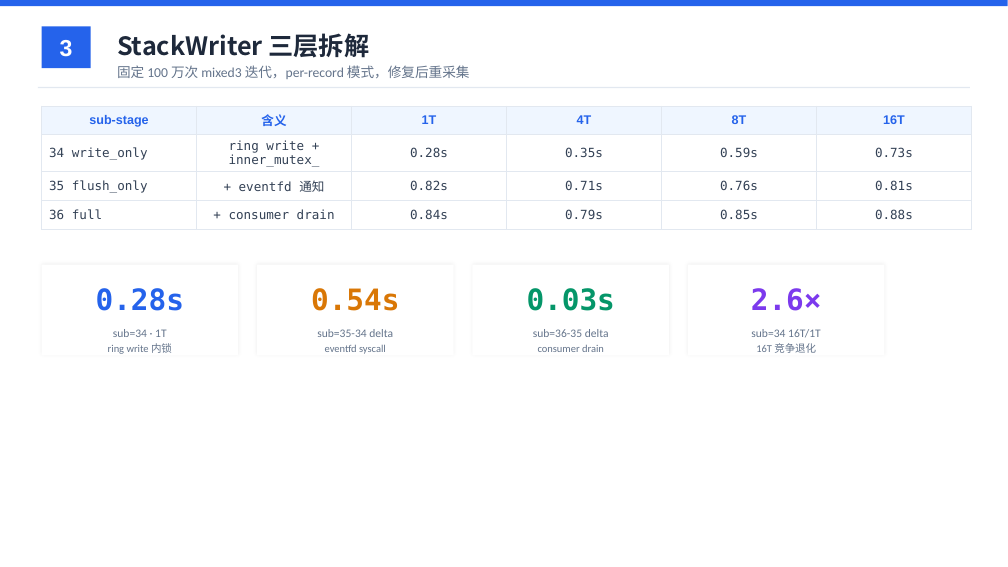
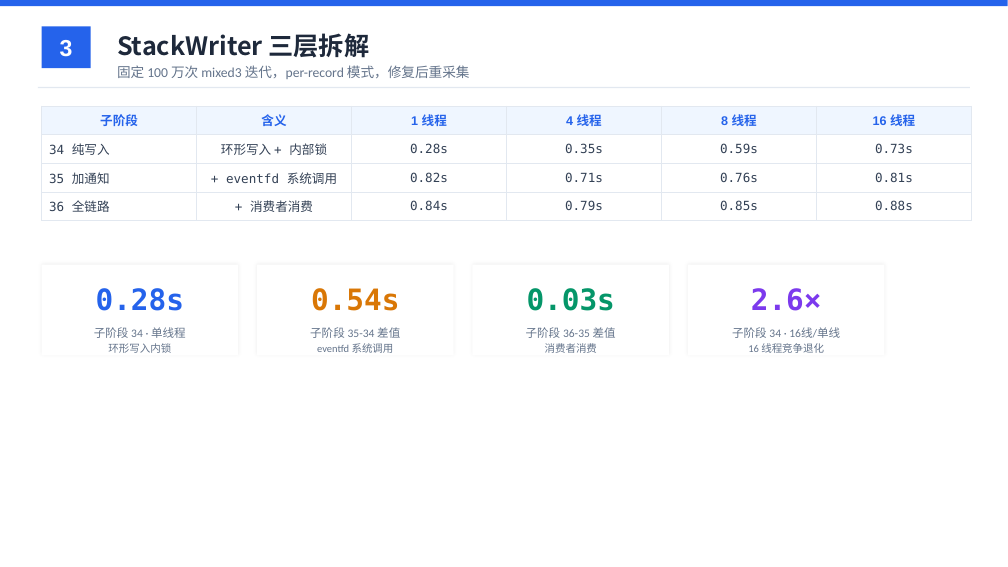
Before and after one commit to YiChiChen1106/Nativehook_linux_planb, a slide deck: slide 3 of presentation/native_hook_progress_2026-06-11.pptx. Drawn at 1008x567 pixels with LibreOffice and Linux fonts; fonts in the diff are those of the drawing. Boxes give left, top, right and bottom in pixels: in the first picture for what was removed or moved away, otherwise in the second. Text is boxed around its words. In the diff, an @@ line names an element or a change of style, - is before the commit and + after.

```diff
--- a/presentation/native_hook_progress_2026-06-11.pptx
+++ b/presentation/native_hook_progress_2026-06-11.pptx
@@ table at box(42, 106, 972, 216) @@
-row 1: sub-stage | 含义 | 1T | 4T | 8T | 16T
+row 1: 子阶段 | 含义 | 1 线程 | 4 线程 | 8 线程 | 16 线程
-row 2, column 1: 34 write_only
+row 2, column 1: 34 纯写入
-row 2, column 2: ring write + inner_mutex_
+row 2, column 2: 环形写入 + 内部锁
-row 3, column 1: 35 flush_only
+row 3, column 1: 35 加通知
-row 3, column 2: + eventfd 通知
+row 3, column 2: + eventfd 系统调用
-row 4, column 1: 36 full
+row 4, column 1: 36 全链路
-row 4, column 2: + consumer drain
+row 4, column 2: + 消费者消费
@@ text at box(94, 327, 186, 338): text changed @@
-sub=34 · 1T
+子阶段 34 · 单线程
@@ text at box(310, 327, 400, 338): text changed @@
-sub=35-34 delta
+子阶段 35-34 差值
@@ text at box(526, 327, 616, 338): text changed @@
-sub=36-35 delta
+子阶段 36-35 差值
@@ text at box(732, 327, 840, 338): text changed @@
-sub=34 16T/1T
+子阶段 34 · 16线/单线
@@ text at box(108, 343, 171, 353): text changed @@
-ring write 内锁
+环形写入内锁
@@ text at box(317, 343, 394, 353): text changed @@
-eventfd syscall
+eventfd 系统调用
@@ text at box(545, 343, 597, 353): text changed @@
-consumer drain
+消费者消费
@@ text at box(748, 343, 824, 353): text changed @@
-16T 竞争退化
+16 线程竞争退化
```
Also in this commit, not shown: 3 other slides changed, 3 other files.
